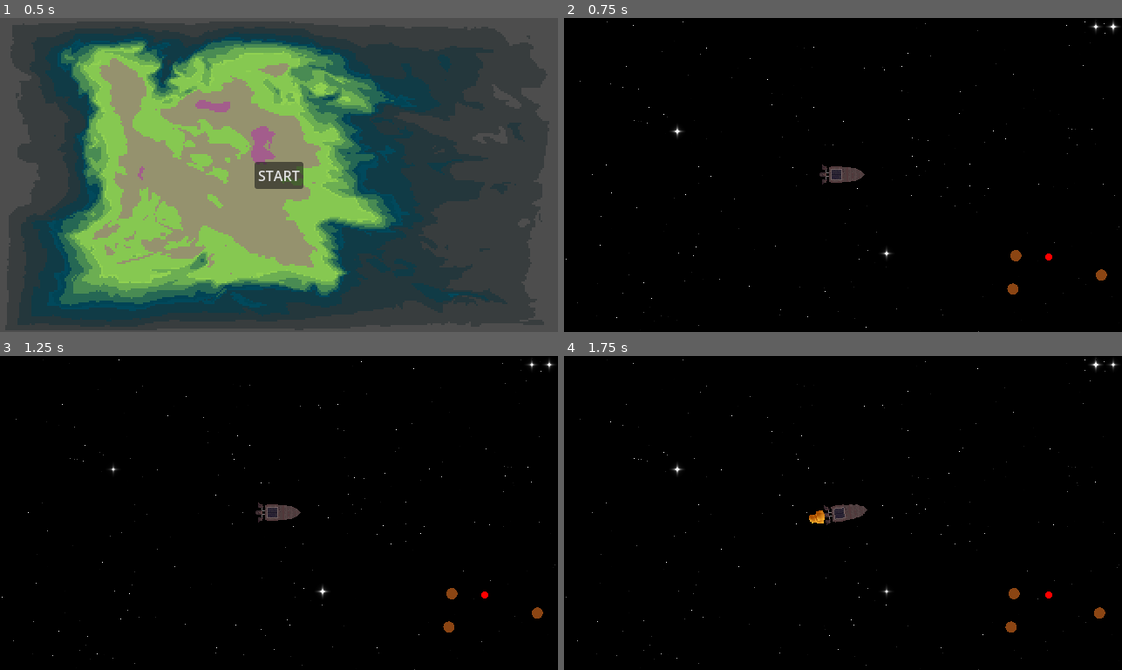
Above: before the commit, frames 1-4 (two rows, left to right).
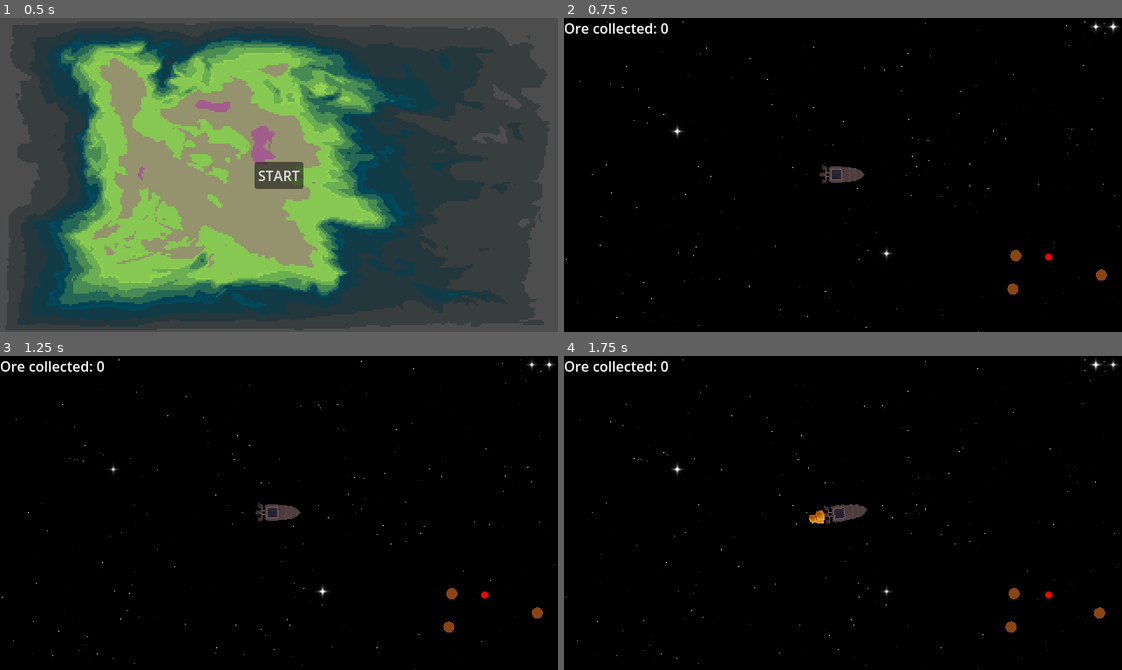
Above: after the commit, the same moments.

Repository: liamhendricks/godot-wild-jam-93
Game: Godot game, scene res://ui/StartMenu.tscn
Two runs of this game, one before a commit and one after it. Both use one fixed random seed, a clock stepped at 60 frames per second and the inputs below.
Inputs (mouse positions are in pixels of both pictures, inside the frame that each line leads up to):
- Up to frame 1 (0.5 s): no input
- Up to frame 2 (0.75 s): click "START" at 0.5 s
- Up to frame 3 (1.25 s): no input
- Up to frame 4 (1.75 s): move the mouse to (965, 497) at 1.27 s; hold D (right) from 1.28 s (still down); tap F (drill_transition) at 1.35 s

Frame 1 is identical in both runs. In frame 2, 0.3% of the frame differs, in the area x 0-19%, y 1-5%; in frame 3, 0.3%; in frame 4, 0.3%.

Commit message:
mothership eye (#5)
mothership eye

Diff:
--- a/godot-wild-jam-93/autoload/GameManager.gd
+++ b/godot-wild-jam-93/autoload/GameManager.gd
@@ -1,13 +1,12 @@
 extends Node
 
-enum RESOURCE_TYPES {ORE}
+enum RESOURCE_TYPES {ORE, CRYSTALS}
 
 var rng : RandomNumberGenerator
 
 func _ready() -> void:
 	rng = RandomNumberGenerator.new()
 	rng.seed = hash(Time.get_ticks_msec())
-
 
 func get_centroid(points : PackedVector2Array) -> Vector2:
 	if points.size() == 0:
@@ -29,3 +28,6 @@
 		area += abs((a.x * (b.y - c.y) + b.x * (c.y - a.y) + c.x * (a.y - b.y)) / 2.0)
 
 	return area
+
+func provide_tween() -> Tween:
+	return get_tree().create_tween()
--- a/godot-wild-jam-93/autoload/UserInterface.gd
+++ b/godot-wild-jam-93/autoload/UserInterface.gd
@@ -1,10 +1,21 @@
 extends CanvasLayer
 
 @onready var minimap : Minimap = $Minimap
+@onready var resource_label : Label = $Label
+
+var player : Player
+
+func _ready() -> void:
+	SignalBus.resource_gathered.connect(_on_resource_gathered, Object.ConnectFlags.CONNECT_DEFERRED)
 
 func init(_player : Player, _shape_generator : ShapeGenerator) -> void:
+	player = _player
 	minimap.init(_player, _shape_generator)
 
 func _input(event: InputEvent) -> void:
 	if event.is_action_pressed("quit"):
 		get_tree().quit()
+
+func _on_resource_gathered(data : ResourceData) -> void:
+	var key := "%d-%d" % [data.resource_type, data.resource_level]
+	resource_label.text = "Ore collected: %s" % player.resource_collection_component.resources[key].resource_amount
--- a/godot-wild-jam-93/autoload/UserInterface.tscn
+++ b/godot-wild-jam-93/autoload/UserInterface.tscn
@@ -16,3 +16,9 @@
 script = ExtResource("2_k50kc")
 minimap_radius = 80.0
 metadata/_custom_type_script = "uid://b4mto80j8slix"
+
+[node name="Label" type="Label" parent="." unique_id=333695033]
+visible = false
+offset_right = 40.0
+offset_bottom = 23.0
+text = "Ore collected: 0"
--- /dev/null
+++ b/godot-wild-jam-93/components/state/Hanger.gd
@@ -0,0 +1,18 @@
+extends State
+class_name HangerState
+
+@export var camera_zoom_in : Vector2 = Vector2(3,3)
+
+func process(_delta:float) -> void:
+	pass
+
+func physics_process(_delta:float) -> void:
+	pass
+
+func enter(_data : Dictionary = {}) -> void:
+	var tween := GameManager.provide_tween()
+	tween.tween_property(player.camera, "zoom", camera_zoom_in, 2.0)
+
+func exit() -> void:
+	var tween := GameManager.provide_tween()
+	tween.tween_property(player.camera, "zoom", Vector2(1.0, 1.0), 2.0)
--- a/godot-wild-jam-93/components/state/State.gd
+++ b/godot-wild-jam-93/components/state/State.gd
@@ -1,6 +1,7 @@
 class_name State extends Resource
 
 @export var state_name : String = ""
+
 var player : Player
 var machine : StateMachine
 
--- a/godot-wild-jam-93/entities/MotherShip.tscn
+++ b/godot-wild-jam-93/entities/MotherShip.tscn
@@ -1,16 +1,39 @@
 [gd_scene format=3 uid="uid://dmrgm8iua12fd"]
 
 [ext_resource type="Script" uid="uid://cqfstfv1k8gh" path="res://entities/mother_ship.gd" id="1_w43xp"]
-[ext_resource type="Script" uid="uid://h6yqckn4ona" path="res://data/ResourceData.gd" id="2_w43xp"]
+[ext_resource type="Texture2D" uid="uid://duv655dooac3v" path="res://entities/MotherShipAss.png" id="2_fsxry"]
+[ext_resource type="Script" uid="uid://3v1tyivjfmqj" path="res://entities/MothershipEye.gd" id="3_0rkyi"]
 
-[sub_resource type="Resource" id="Resource_fsxry"]
-script = ExtResource("2_w43xp")
-resource_amount = 12
-metadata/_custom_type_script = "uid://h6yqckn4ona"
+[sub_resource type="RectangleShape2D" id="RectangleShape2D_fsxry"]
+size = Vector2(165, 123)
 
-[node name="MotherShip" type="Node2D" unique_id=1851260540]
+[node name="MotherShip" type="Area2D" unique_id=345502717]
 script = ExtResource("1_w43xp")
-bounty = SubResource("Resource_fsxry")
 
-[node name="Sprite2D" type="Sprite2D" parent="." unique_id=479078289]
-z_index = -100
+[node name="Sprite2D" type="Sprite2D" parent="." unique_id=2056654260]
+texture = ExtResource("2_fsxry")
+
+[node name="Eye" type="Node2D" parent="." unique_id=1785906246]
+position = Vector2(-130, 7)
+script = ExtResource("3_0rkyi")
+
+[node name="CollisionShape2D" type="CollisionShape2D" parent="." unique_id=14427890]
+position = Vector2(7.5, 3.5)
+shape = SubResource("RectangleShape2D_fsxry")
+
+[node name="SpawnTimer" type="Timer" parent="." unique_id=1636178073]
+wait_time = 120.0
+autostart = true
+
+[node name="DespawnTimer" type="Timer" parent="." unique_id=1680471072]
+wait_time = 12.0
+
+[node name="Control" type="Control" parent="." unique_id=1830230622]
+layout_mode = 3
+anchors_preset = 0
+offset_right = 40.0
+offset_bottom = 40.0
+
+[connection signal="body_entered" from="." to="." method="_on_area_2d_body_entered"]
+[connection signal="timeout" from="SpawnTimer" to="." method="_on_spawn_timer_timeout"]
+[connection signal="timeout" from="DespawnTimer" to="." method="_on_despawn_timer_timeout"]
--- /dev/null
+++ b/godot-wild-jam-93/entities/MothershipEye.gd
@@ -0,0 +1,8 @@
+extends Node2D
+
+func _ready() -> void:
+	draw.connect(_on_draw)
+
+func _on_draw():
+	draw_circle(Vector2(0.0, 0.0), 25.0, Color.REBECCA_PURPLE)
+	draw_circle(Vector2(8.0, 0.0), 8.0, Color.RED)
--- a/godot-wild-jam-93/entities/Player.gd
+++ b/godot-wild-jam-93/entities/Player.gd
@@ -5,6 +5,7 @@
 @export var state_machine : StateMachine
 @export var resource_collection_component : ResourceCollectionComponent
 @export var inventory_component : InventoryComponent
+@export var camera : Camera2D
 
 @onready var raycast : RayCast2D = $RayCast2D
 @onready var left_spawn : Node2D = $LeftSpawn
--- a/godot-wild-jam-93/entities/mother_ship.gd
+++ b/godot-wild-jam-93/entities/mother_ship.gd
@@ -4,9 +4,12 @@
 
 @export var bounty : ResourceData
 @export var bounty_increment_value_min : int = 5
+@export var player : Player
+@export var camera : Camera2D
 
-var enter_timer = 10.0
-var exit_timer = 10.0
+@onready var eye : Node2D = $Eye
+@onready var spawn_timer : Timer = $SpawnTimer
+@onready var despawn_timer : Timer = $DespawnTimer
 
 func _ready() -> void:
 	if !SignalBus.bounty_delivered.is_connected(_increment_bounty):
@@ -15,3 +18,21 @@
 func _increment_bounty(_data : ResourceData) -> void:
 	bounty.resource_amount += GameManager.rng.randi_range(bounty_increment_value_min, bounty_increment_value_min + bounty_increment_value_min)
 	bounty.resource_level += bounty_level_increment
+
+func _process(_delta: float) -> void:
+	eye.look_at(player.global_position)
+
+func _on_area_2d_body_entered(_body: Node2D) -> void:
+	if !visible:
+		return
+
+	# do you have enough resource? if not, you die
+	despawn_timer.stop()
+	player.state_machine.transition("hanger")
+
+func _on_spawn_timer_timeout() -> void:
+	visible = true
+
+func _on_despawn_timer_timeout() -> void:
+	# kill the player with shooting star lazers
+	pass # Replace with function body.
--- a/godot-wild-jam-93/main.gd
+++ b/godot-wild-jam-93/main.gd
@@ -4,16 +4,14 @@
 @onready var shape_generator : ShapeGenerator = $ShapeGenerator
 @onready var player : Player = $Player
 @onready var state_machine : StateMachine = $StateMachine
-
 @export var space_scene : PackedScene
 
-var enter_timer = 10.0
-var exit_timer = 20
 var mother_ship = preload("res://entities/MotherShip.tscn")
 var mother_arriving = null
 var background : SpaceBackground
 
 func _ready() -> void:
+	UserInterface.resource_label.show()
 	background = space_scene.instantiate()
 	background.init(player)
 	background.size = get_viewport_rect().size * 1.5
@@ -25,18 +23,5 @@
 	if event.is_action_pressed("quit"):
 		get_tree().quit()
 
-func _physics_process(delta: float) -> void:
+func _physics_process(_delta: float) -> void:
 	camera.position = player.position
-
-	enter_timer = enter_timer - delta
-	exit_timer = exit_timer - delta
-	if enter_timer <= 0:
-		mother_arriving = mother_ship.instantiate()
-		mother_arriving.position = player.position
-		add_child(mother_arriving)#mother is here
-		enter_timer = 20.0
-		exit_timer = 10
-	if exit_timer <= 0:
-		if mother_arriving != null:
-			mother_arriving.queue_free()
-			mother_arriving = null
--- a/godot-wild-jam-93/main.tscn
+++ b/godot-wild-jam-93/main.tscn
@@ -9,6 +9,9 @@
 [ext_resource type="Script" uid="uid://c5e2txg2grome" path="res://components/state/Drill.gd" id="7_272bh"]
 [ext_resource type="Script" uid="uid://c2opaw30b4xa3" path="res://components/state/Burst.gd" id="8_5vw27"]
 [ext_resource type="PackedScene" uid="uid://bspesketaayad" path="res://effects/SpaceBackground.tscn" id="9_kek77"]
+[ext_resource type="Script" uid="uid://cg6ha4l48wg14" path="res://components/state/Hanger.gd" id="10_dg77c"]
+[ext_resource type="PackedScene" uid="uid://dmrgm8iua12fd" path="res://entities/MotherShip.tscn" id="10_efxa6"]
+[ext_resource type="Script" uid="uid://h6yqckn4ona" path="res://data/ResourceData.gd" id="11_dg77c"]
 
 [sub_resource type="Gradient" id="Gradient_1bvp3"]
 
@@ -38,6 +41,16 @@
 state_name = "burst"
 metadata/_custom_type_script = "uid://c2opaw30b4xa3"
 
+[sub_resource type="Resource" id="Resource_w48qg"]
+script = ExtResource("10_dg77c")
+state_name = "hanger"
+metadata/_custom_type_script = "uid://cg6ha4l48wg14"
+
+[sub_resource type="Resource" id="Resource_ycdy4"]
+script = ExtResource("11_dg77c")
+resource_amount = 12
+metadata/_custom_type_script = "uid://h6yqckn4ona"
+
 [node name="Main" type="Node2D" unique_id=915958229]
 z_index = 1
 script = ExtResource("1_0xm2m")
@@ -53,19 +66,18 @@
 
 [node name="Camera2D" type="Camera2D" parent="." unique_id=851280059]
 
-[node name="Player" parent="." unique_id=541402811 node_paths=PackedStringArray("state_machine") instance=ExtResource("4_1bvp3")]
+[node name="Player" parent="." unique_id=541402811 node_paths=PackedStringArray("state_machine", "camera") instance=ExtResource("4_1bvp3")]
 state_machine = NodePath("../StateMachine")
+camera = NodePath("../Camera2D")
 
 [node name="StateMachine" type="Node" parent="." unique_id=2086443390]
 script = ExtResource("4_lquwl")
-states = Array[ExtResource("5_lquwl")]([SubResource("Resource_272bh"), SubResource("Resource_5vw27"), SubResource("Resource_kek77")])
+states = Array[ExtResource("5_lquwl")]([SubResource("Resource_272bh"), SubResource("Resource_5vw27"), SubResource("Resource_kek77"), SubResource("Resource_w48qg")])
 metadata/_custom_type_script = "uid://bdi6qp6ufr7jy"
 
-[node name="SpawnTimer" type="Timer" parent="." unique_id=829186866]
-wait_time = 3.0
-
-[node name="DespawnTimer" type="Timer" parent="." unique_id=242551734]
-wait_time = 3.0
-
-[connection signal="timeout" from="SpawnTimer" to="." method="_on_timer_timeout"]
-[connection signal="timeout" from="DespawnTimer" to="." method="_on_despawn_timer_timeout"]
+[node name="MotherShip" parent="." unique_id=828673027 node_paths=PackedStringArray("player", "camera") instance=ExtResource("10_efxa6")]
+visible = false
+monitorable = false
+bounty = SubResource("Resource_ycdy4")
+player = NodePath("../Player")
+camera = NodePath("../Camera2D")
--- a/godot-wild-jam-93/project.godot
+++ b/godot-wild-jam-93/project.godot
@@ -31,6 +31,10 @@
 window/size/mode=3
 window/size/resizable=false
 window/stretch/mode="viewport"
+
+[global_group]
+
+Hangar="the ship is in the hangar of the mothership"
 
 [input]
 
Not shown, added: godot-wild-jam-93/components/state/Hanger.gd.uid
Binary file added: godot-wild-jam-93/entities/MotherShipAss.png
Not shown, added: godot-wild-jam-93/entities/MotherShipAss.png.import
Not shown, added: godot-wild-jam-93/entities/MothershipEye.gd.uid
Binary file added: godot-wild-jam-93/entities/eyecircle.png
Not shown, added: godot-wild-jam-93/entities/eyecircle.png.import
Binary file added: godot-wild-jam-93/entities/pupil.png
Not shown, added: godot-wild-jam-93/entities/pupil.png.import
Not shown, added: .DS_Store
